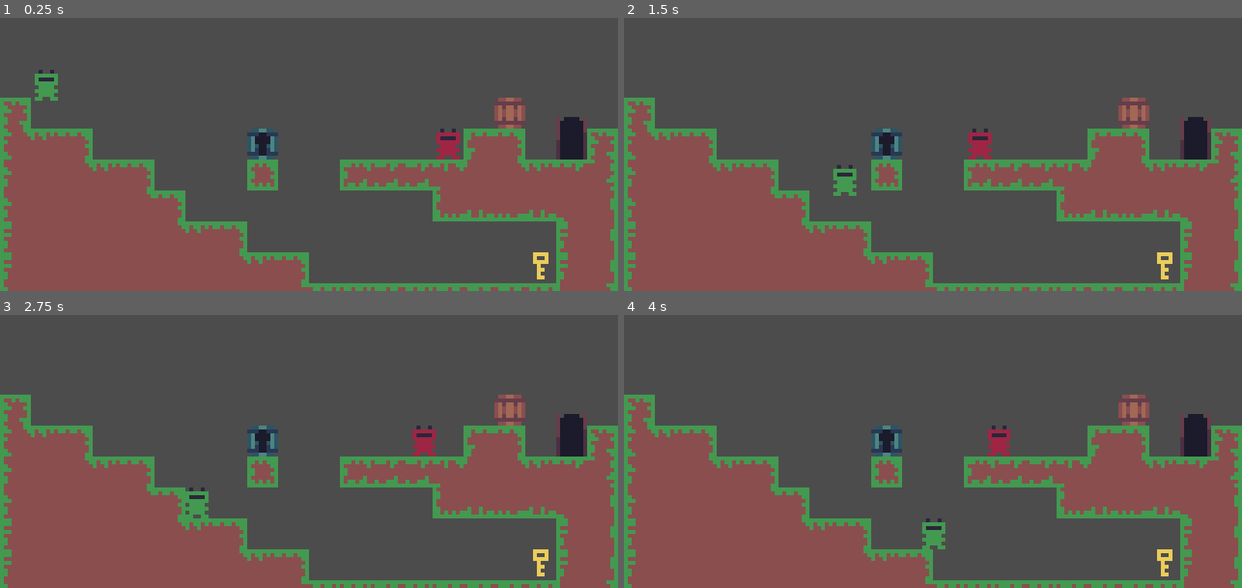
Above: before the commit, frames 1-4 (two rows, left to right).
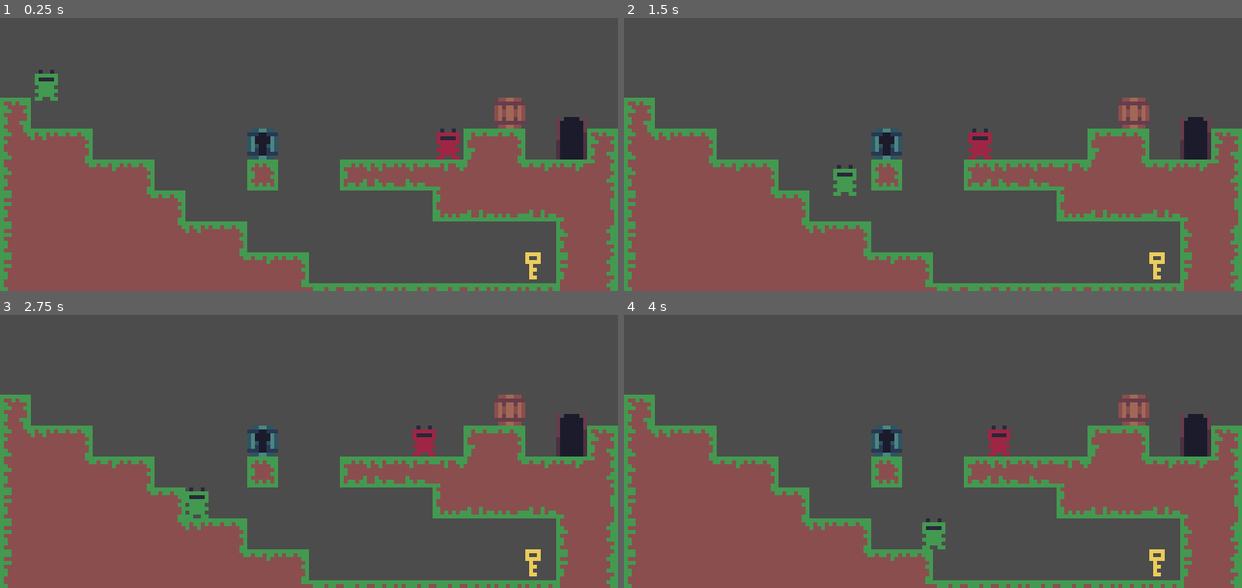
Above: after the commit, the same moments.

Repository: 0megq/frog_game
Game: Godot game, scene res://Scenes/TestScene.tscn
Same seed, same stepped clock (60 frames per second), same inputs: the game is played once before the commit and once after it. This scene is started directly instead of the project's main scene.
Inputs:
- Up to frame 1 (0.25 s): no input
- Up to frame 2 (1.5 s): hold D (right) from 0.53 s (still down); tap Space (interact) at 0.6, 1.35 s; tap W (jump) at 0.77 s
- Up to frame 3 (2.75 s): tap W (jump) at 1.52 s; release D (right) at 2.03 s; hold A (left) from 2.03 s (still down); tap Space (interact) at 2.1 s
- Up to frame 4 (4 s): release A (left) at 2.78 s; hold D (right) from 2.78 s (still down); tap Space (interact) at 2.85, 3.6 s; tap W (jump) at 3.02, 3.77 s

The runs differ from the first frame. In frame 1, 0.9% of the frame differs, in the area x 0-100%, y 53-100%; in frame 2, 0.9%; in frame 3, 0.9%; in frame 4, 0.9%.
Error after the commit: Invalid get index 'crate_count' (on base: 'Node2D'). (res://Scenes/TileMap.gd:22)

Commit message:
Changed crate count var to be in Main.gd

Diff:
--- /dev/null
+++ b/Scenes/Levels/Main.gd
@@ -0,0 +1,7 @@
+extends Node2D
+
+
+var crate_count: int
+
+func _process(delta: float) -> void:
+	print(crate_count)
--- a/Scenes/Levels/Main.tscn
+++ b/Scenes/Levels/Main.tscn
@@ -7,8 +7,10 @@
 [ext_resource path="res://Scenes/Player.tscn" type="PackedScene" id=5]
 [ext_resource path="res://Scenes/TileMap.gd" type="Script" id=6]
 [ext_resource path="res://Art/TileSet.tres" type="TileSet" id=7]
+[ext_resource path="res://Scenes/Levels/Main.gd" type="Script" id=8]
 
 [node name="Main" type="Node2D"]
+script = ExtResource( 8 )
 
 [node name="Player" parent="." instance=ExtResource( 5 )]
 z_index = 1
--- a/Scenes/TileMap.gd
+++ b/Scenes/TileMap.gd
@@ -4,6 +4,7 @@
 
 onready var half_cell_size: Vector2 = cell_size * 0.5
 
+onready var Main: Node2D = get_tree().current_scene
 
 func _ready():
 	yield(get_tree(), "idle_frame")
@@ -18,7 +19,7 @@
 			_replace_tile_with_object(tile_pos, object_scene)
 
 		if tile_id == 0 or tile_id == 4:
-			Global.crate_count += 1
+			Main.crate_count += 1
 
 func _replace_tile_with_object(tile_pos: Vector2, object_scene: PackedScene, parent: Node = get_tree().current_scene):
 	# Clear the cell in TileMap
--- a/Scripts/Crate.gd
+++ b/Scripts/Crate.gd
@@ -1,10 +1,13 @@
 extends StaticBody2D
 
 const frog_scene = preload("res://Scenes/PinkFrog.tscn")
+
+onready var Main: Node2D = get_tree().current_scene
+
 
 func interaction(player: Player) -> void:
 	var frog = frog_scene.instance()
 	frog.position = self.position
 	get_tree().current_scene.add_child(frog)
-	Global.crate_count -= 1
+	Main.crate_count -= 1
 	self.queue_free()
--- a/Scripts/Door.gd
+++ b/Scripts/Door.gd
@@ -1,9 +1,11 @@
 extends Area2D
+
+onready var Main: Node2D = get_tree().current_scene
 
 
 func interaction(player: Player) -> void:
 	if overlaps_body(player):
-		if Global.crate_count == 0:
+		if Main.crate_count == 0:
 			Global.change_level()
 		else:
-			print(str(Global.crate_count) + " frogs left to save. Don't leave them to rot.")
+			print(str(Main.crate_count) + " frogs left to save. Don't leave them to rot.")
--- a/Scripts/LockedCrate.gd
+++ b/Scripts/LockedCrate.gd
@@ -12,7 +12,6 @@
 		print("no keys :(")
 
 
-
 func unlock() -> void:
 	var crate = crate_scene.instance()
 	crate.position = self.position
Not shown: 1 places in Scenes/Levels/Main.tscn that only renumber resources
